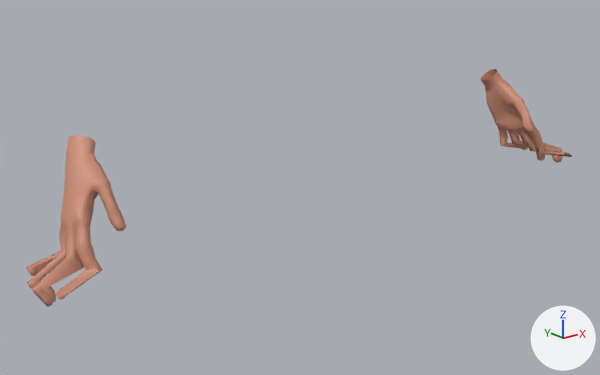
What one commit did to the glTF model public/avatars/f1_body.glb.
One viewpoint serves both versions: a camera (50 mm lens) standing at (-0.835, -1.054, 1.302) and looking at (-0.064, -0.09, 0.916). Lighting does not change. The marker at lower right points along +X, +Y and +Z. The older version comes first. Both versions are drawn at full value of the shape key 'legs' of 'Wolf3D_Body'; the numbers are the values there. Vertices at exactly the same position are counted once.

Names of what the first picture shows: 'Wolf3D_Body'.
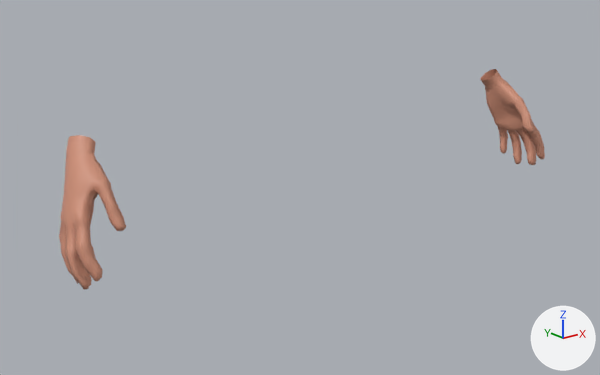
Changed parts and their boxes (x1, y1, x2, y2) in the pictures (600 x 375 px; the box of a moved part takes in the faces that stretch with it):
'Wolf3D_Body', reshaped (11% narrower, 7% shorter): before (26, 69, 572, 307); after (59, 69, 545, 290)
part 1 of me_wolf3d_body, moved or reshaped: before (26, 251, 102, 307); after (61, 252, 103, 290)
part 2 of me_wolf3d_body, moved or reshaped: before (504, 140, 572, 162); after (500, 141, 545, 165)

What the commit changed:
me_wolf3d_body is used by ob_wolf3d_body; location (0.0, 0.0, 0.0).
me_wolf3d_body had 716 vertices, 1410 faces and spanned x -0.519..0.519, y -0.199..-0.047, z 0.871..1.05.
me_wolf3d_body now has 716 vertices, 1410 faces and spans x -0.464..0.464, y -0.177..-0.047, z 0.871..1.05.
me_wolf3d_body part 1: all 89 vertices in x -0.519..-0.486, y -0.199..-0.087, z 0.871..0.899 are scaled about their middle by (0.862, 0.862, 1), then moved by (0.055, 0.015, 0.0).
me_wolf3d_body part 2: all 89 vertices in x 0.486..0.519, y -0.199..-0.087, z 0.871..0.899 are scaled about their middle by (0.862, 0.862, 1), then moved by (-0.055, 0.015, 0.0).
